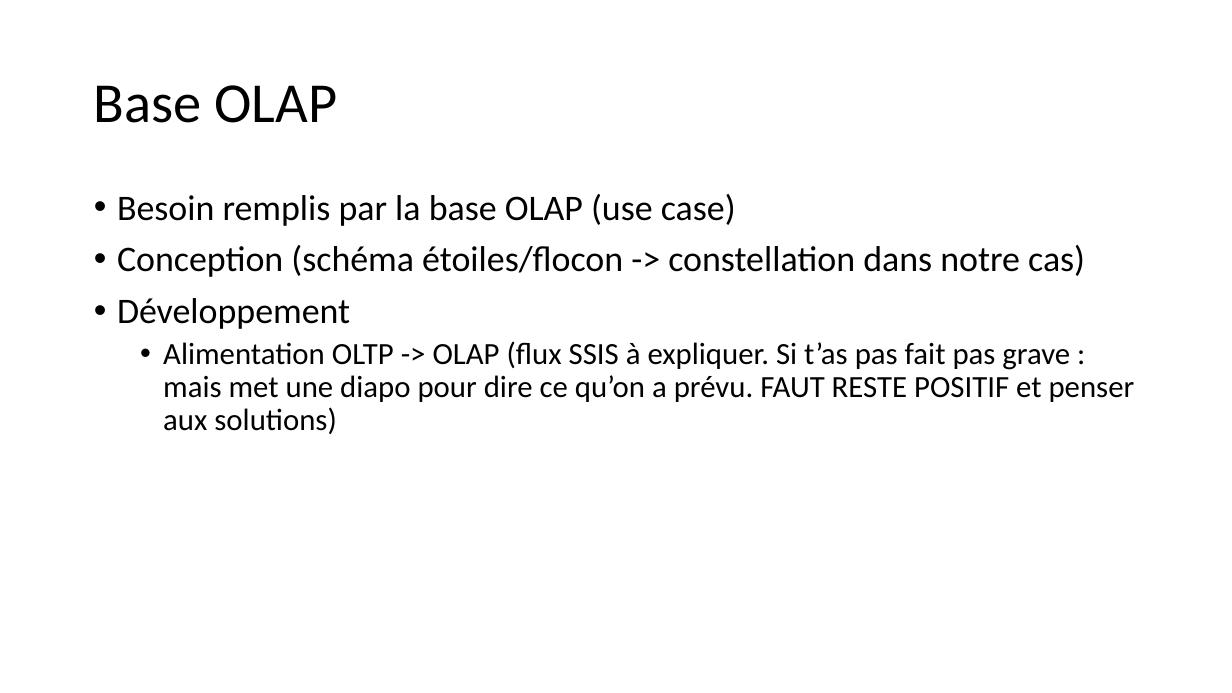
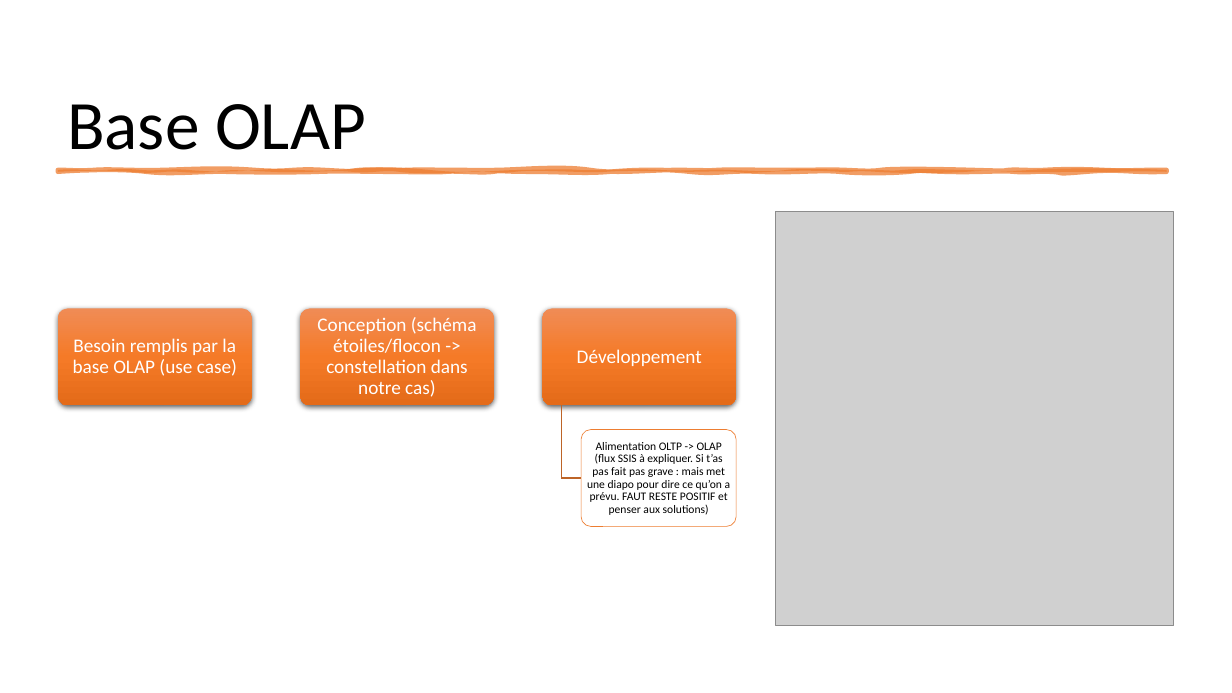
Before and after one commit to neopolitan2012/PT-LPBDD, a slide deck: slide 6 of Soutenance_PT.pptx (slide 4 before the commit). Drawn at 1232x693 pixels with LibreOffice and Linux fonts; fonts in the diff are those of the drawing; grey boxes stand for pictures. Boxes give left, top, right and bottom in pixels: in the first picture for what was removed or moved away, otherwise in the second. Text is boxed around its words. In the diff, an @@ line names an element or a change of style, - is before the commit and + after.

```diff
--- a/Soutenance_PT.pptx
+++ b/Soutenance_PT.pptx
@@ title "Base OLAP": place and size @@
-title "Base OLAP" at (94,85,338,123)
+title "Base OLAP" at (67,104,366,150)
@@ title "Base OLAP" at (67,104,366,150): size 44 to 54 pt; vertical alignment middle to bottom @@
@@ freeform shape added at (58,170,1167,172), fill #ED7D31 at 75% opacity, outline #ED7D31 3.5 pt @@
@@ text removed at (117,194,1135,434) @@
-• Besoin remplis par la base OLAP (use case)
-• Conception (schéma étoiles/flocon -> constellation dans notre cas)
-• Développement
-  • Alimentation OLTP -> OLAP (flux SSIS à expliquer. Si t’as pas fait pas grave : mais met une diapo pour dire ce qu’on a prévu. FAUT RESTE POSITIF et penser aux solutions)
@@ picture added at (775,212,1174,626) @@
@@ group added at (58,309,737,527): 4 rounded rectangles, 4 texts, 1 freeform shape @@
+Besoin remplis par la base OLAP (use case)
+Conception (schéma étoiles/flocon -> constellation dans notre cas)
+Développement
+Alimentation OLTP -> OLAP (flux SSIS à expliquer. Si t’as pas fait pas grave : mais met une diapo pour dire ce qu’on a prévu. FAUT RESTE POSITIF et penser aux solutions)
```
Also in this commit, not shown: 3 other slides changed, 4 slides added, 2 slides removed.
